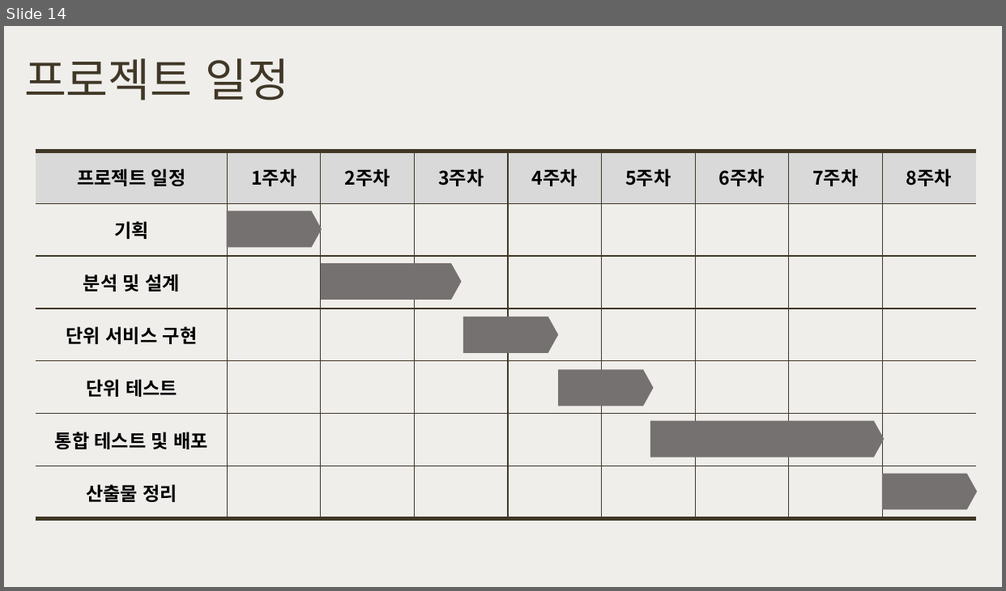
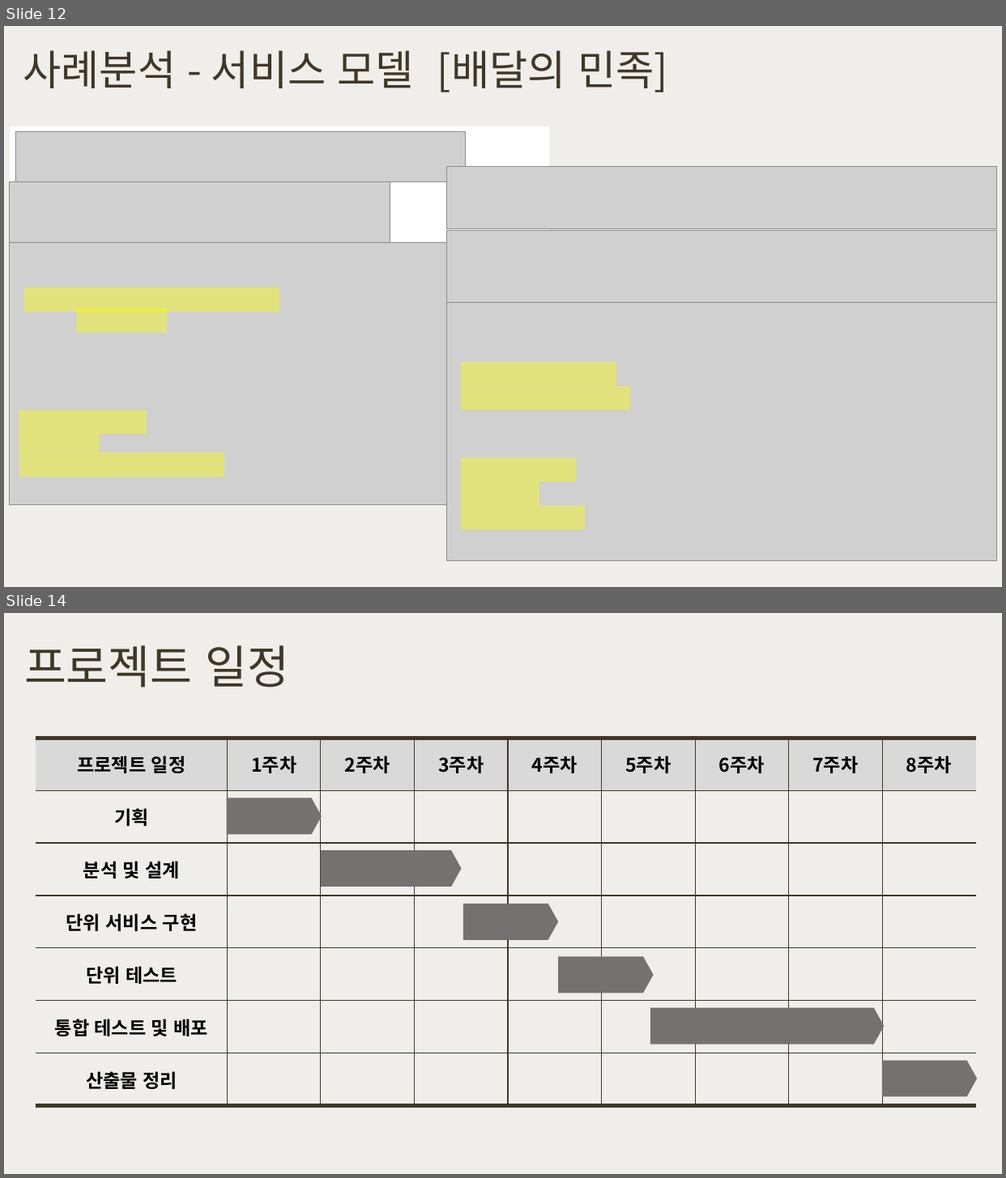
Before and after one commit to happyjane210/GIT2021-working, a slide deck: 9-project/1. 프로젝트 기획/주간 커-피 (초안).pptx. Shown one above the other, each under a label of ours: slide 14 before the commit, slides 12 and 14 after it; the slides between them are not shown. The pictures are 1006x591 and 1006x1178 pixels, drawn with LibreOffice and Linux fonts; fonts in the diff are those of the drawing; grey boxes stand for pictures. Boxes give left, top, right and bottom in pixels: in the first picture for what was removed or moved away, otherwise in the second. Text is boxed around its words. In the diff, an @@ line names an element or a change of style, - is before the commit and + after.

```diff
--- a/9-project/1. 프로젝트 기획/주간 커-피 (초안).pptx
+++ b/9-project/1. 프로젝트 기획/주간 커-피 (초안).pptx
@@ slide 12 added at (4,26,1002,587), background #EFEEEB @@
@@ title added at (23,50,668,92), 40 pt, text #403726 @@
+사례분석 - 서비스 모델 [배달의 민족]
@@ group added at (9,126,549,506): 6 rectangles, 3 pictures @@
@@ group added at (447,167,997,561): 5 rectangles, 3 pictures @@
```
Also in this commit, not shown: 9 slides changed, 1 slide removed, 4 other files.
